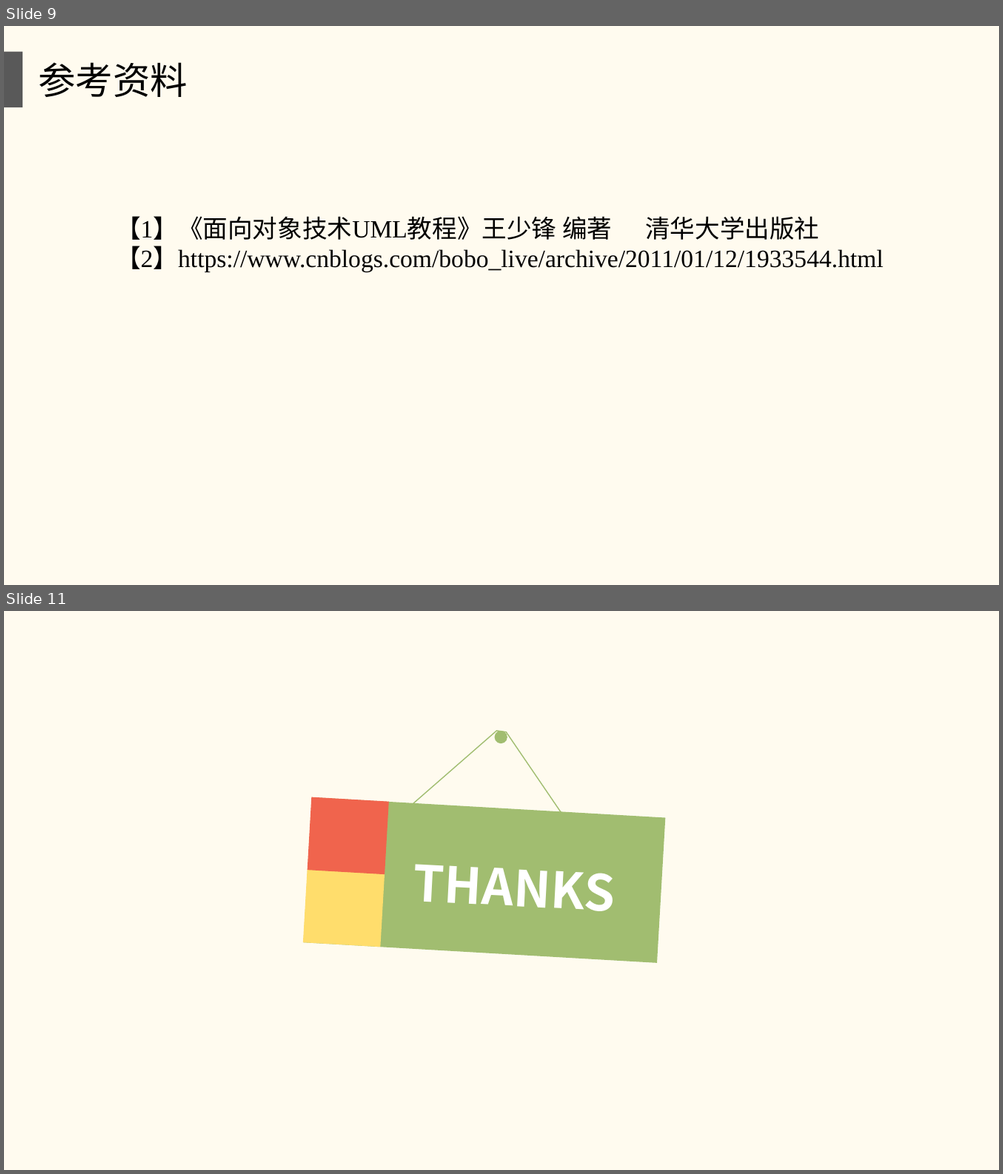
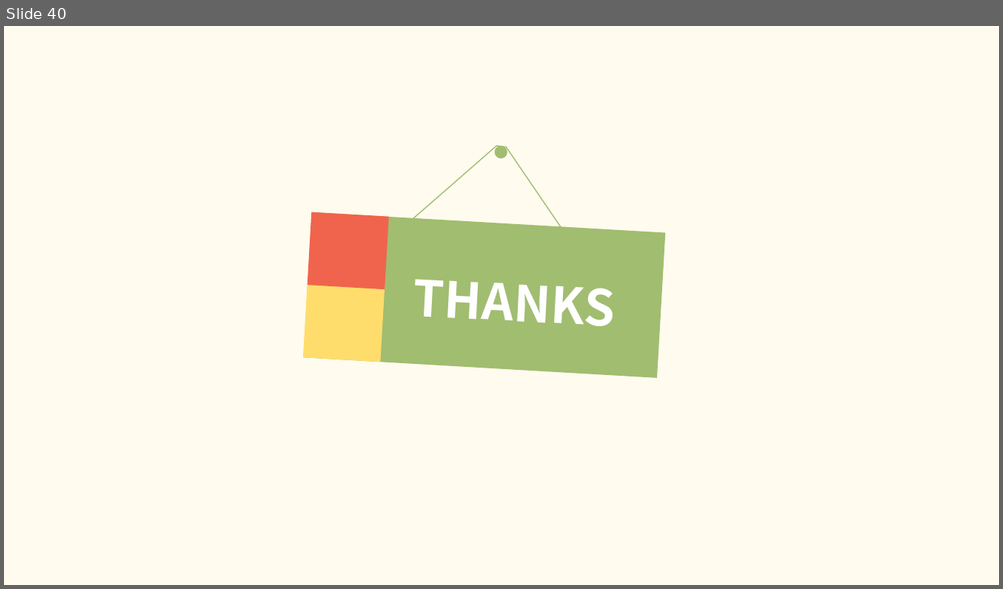
Before and after one commit to twn422/PRD2017, a slide deck: PRD-2017-G24/STW/受控文件/分析设计/软件需求规格说明书/软件需求规格说明书.ppt. Shown one above the other, each under a label of ours: slides 9 and 11 before the commit, slide 40 after it; the slides between them are not shown. The pictures are 1003x1174 and 1003x589 pixels, drawn with LibreOffice and Linux fonts; fonts in the diff are those of the drawing. Boxes give left, top, right and bottom in pixels: in the first picture for what was removed or moved away, otherwise in the second. Text is boxed around its words. In the diff, an @@ line names an element or a change of style, - is before the commit and + after.

```diff
--- a/PRD-2017-G24/STW/受控文件/分析设计/软件需求规格说明书/软件需求规格说明书.ppt
+++ b/PRD-2017-G24/STW/受控文件/分析设计/软件需求规格说明书/软件需求规格说明书.ppt
@@ slide 9 removed at <box>4,26,999,585</box>, background #FFFBEF @@
@@ rectangle removed at <box>4,51,22,107</box> @@
@@ text removed at <box>38,62,188,97</box> @@
-参考资料
@@ text removed at <box>116,216,883,273</box> @@
-【1】《面向对象技术UML教程》王少锋 编著 清华大学出版社
-【2】https://www.cnblogs.com/bobo_live/archive/2011/01/12/1933544.html
@@ what was slide 11 is now slide 40 @@
```
Also in this commit, not shown: 1 slide changed, 32 slides added, 2 other slides removed, 24 other files.
